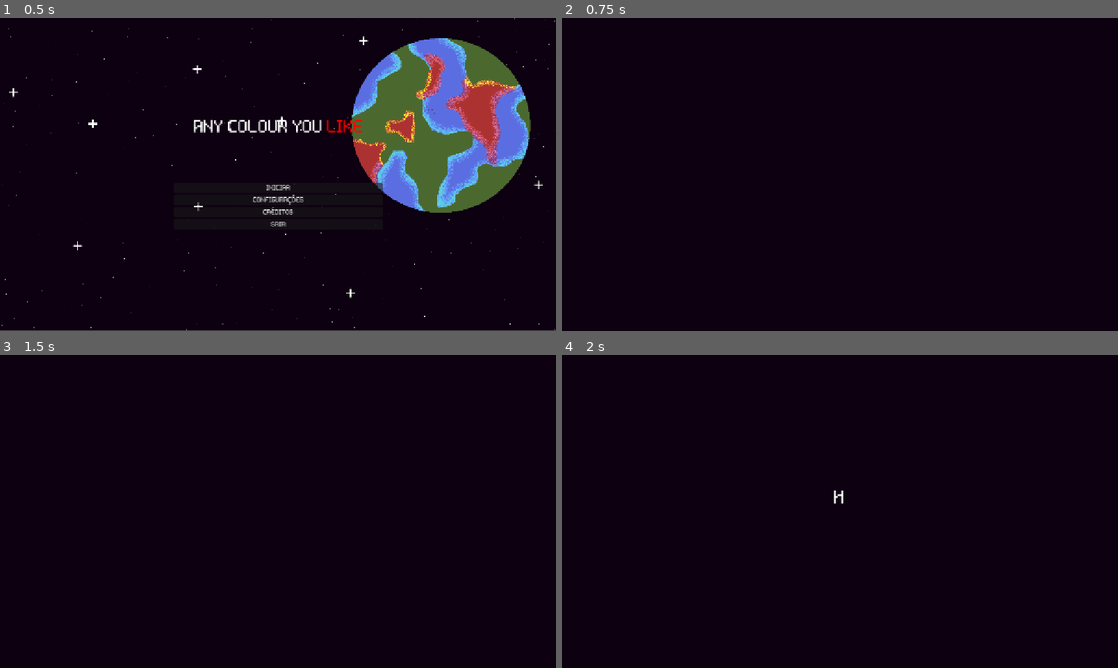
Above: before the commit, frames 1-4 (two rows, left to right).
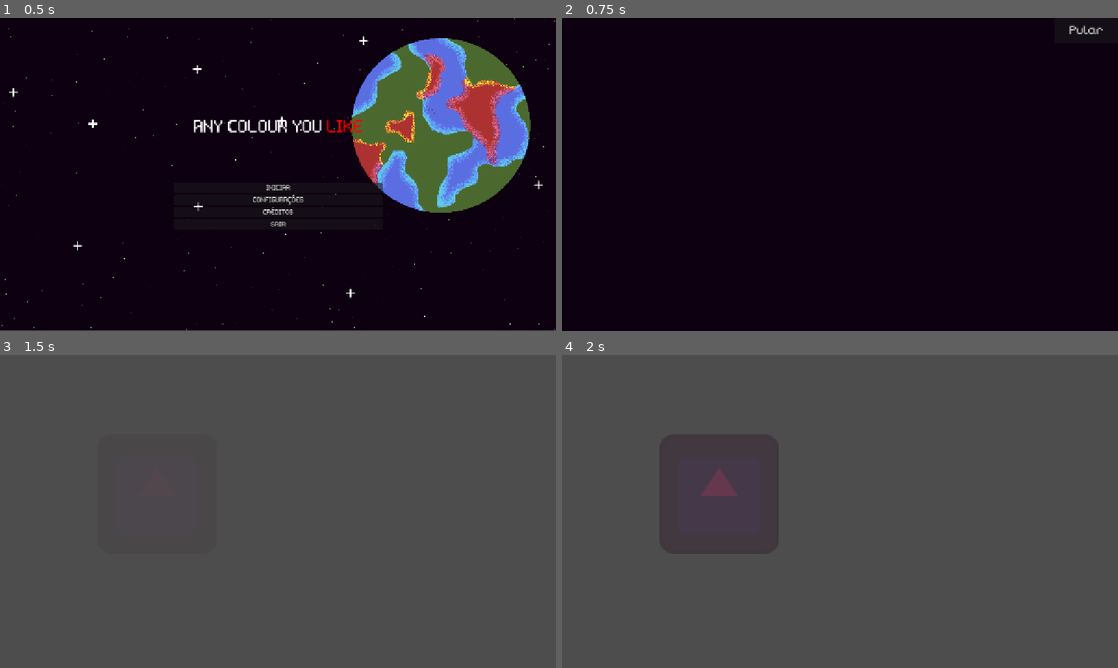
Above: after the commit, the same moments.

Repository: felipemarley/any_colour_you_like
Game: Godot game, scene res://scenes/main_menu.tscn
Same seed, same stepped clock (60 frames per second), same inputs: the game is played once before the commit and once after it. The engine's default icon, where the game draws it, is replaced by a stand-in: a white triangle on a blue panel in a dark square.
Inputs (mouse positions are in pixels of both pictures, inside the frame that each line leads up to):
- Up to frame 1 (0.5 s): no input
- Up to frame 2 (0.75 s): click "INICIAR" at 0.5 s
- Up to frame 3 (1.5 s): click (522, 367) at 1.25 s, where only the run after the commit has a clickable "Pular"
- Up to frame 4 (2 s): no input

Frame 1 is identical in both runs. In frame 2, 0.1% of the frame differs, in the area x 91-98%, y 2-6%; in frame 3, 100%, in the area x 0-100%, y 0-100%; in frame 4, 100%.

Commit message:
feat: cutscene ate a cena 3

Diff:
--- a/scenes/intro.tscn
+++ b/scenes/intro.tscn
@@ -1,45 +1,15 @@
-[gd_scene load_steps=12 format=3 uid="uid://12d266m3xcur"]
-
+[gd_scene load_steps=20 format=3 uid="uid://12d266m3xcur"]
+
+[ext_resource type="Script" uid="uid://cui1dc5wseck6" path="res://scripts/intro.gd" id="1_272cy"]
 [ext_resource type="Script" uid="uid://dfbp2kj5ykuok" path="res://scripts/animation_type.gd" id="2_yjqpq"]
 [ext_resource type="AudioStream" uid="uid://c6cl14u40jumm" path="res://assets/sounds/computer-keyboard-typing -3sec (mp3cut.net)(1).wav" id="3_4bx60"]
 [ext_resource type="Texture2D" uid="uid://c2m35fsft5tjr" path="res://assets/background/marte-antes.png" id="4_i2l1n"]
-
-[sub_resource type="Animation" id="Animation_i2l1n"]
-length = 0.001
-tracks/0/type = "value"
-tracks/0/imported = false
-tracks/0/enabled = true
-tracks/0/path = NodePath("background:color")
-tracks/0/interp = 1
-tracks/0/loop_wrap = true
-tracks/0/keys = {
-"times": PackedFloat32Array(0),
-"transitions": PackedFloat32Array(1),
-"update": 0,
-"values": [Color(0, 0, 0, 0)]
-}
-
-[sub_resource type="Animation" id="Animation_4bx60"]
-resource_name = "fade"
-length = 3.0
-tracks/0/type = "value"
-tracks/0/imported = false
-tracks/0/enabled = true
-tracks/0/path = NodePath("background:color")
-tracks/0/interp = 1
-tracks/0/loop_wrap = true
-tracks/0/keys = {
-"times": PackedFloat32Array(0, 3),
-"transitions": PackedFloat32Array(1, 1),
-"update": 0,
-"values": [Color(0, 0, 0, 1), Color(0, 0, 0, 0)]
-}
-
-[sub_resource type="AnimationLibrary" id="AnimationLibrary_wfs7u"]
-_data = {
-&"RESET": SubResource("Animation_i2l1n"),
-&"fade": SubResource("Animation_4bx60")
-}
+[ext_resource type="Texture2D" uid="uid://cvg7svtq7a2cm" path="res://assets/personagens/GREEN-ALIEN256x256.png" id="4_wfs7u"]
+[ext_resource type="Texture2D" uid="uid://c1ehrbpvd5vow" path="res://assets/personagens/blue-alien256x256.png" id="5_0naf5"]
+[ext_resource type="Texture2D" uid="uid://bbnv3w81nktlg" path="res://assets/personagens/RED-ALIEN256x256.png" id="5_es01l"]
+[ext_resource type="AudioStream" uid="uid://dvwxsn0pw54wn" path="res://assets/sounds/deep-kick-tension.wav" id="7_0naf5"]
+[ext_resource type="Texture2D" uid="uid://6ithp7x7f5gk" path="res://assets/personagens/aperto-de-mao.png" id="8_bu1yb"]
+[ext_resource type="AudioStream" uid="uid://r2fejot8kj3o" path="res://assets/sounds/drums-revolution.wav" id="9_t1qkj"]
 
 [sub_resource type="Animation" id="Animation_0naf5"]
 length = 10.0
@@ -58,7 +28,7 @@
 tracks/1/type = "value"
 tracks/1/imported = false
 tracks/1/enabled = true
-tracks/1/path = NodePath("Sprite2D:modulate")
+tracks/1/path = NodePath("cena1:modulate")
 tracks/1/interp = 1
 tracks/1/loop_wrap = true
 tracks/1/keys = {
@@ -70,7 +40,7 @@
 tracks/2/type = "value"
 tracks/2/imported = false
 tracks/2/enabled = true
-tracks/2/path = NodePath("Sprite2D:frame")
+tracks/2/path = NodePath("cena1:frame")
 tracks/2/interp = 1
 tracks/2/loop_wrap = true
 tracks/2/keys = {
@@ -127,10 +97,270 @@
 "update": 1,
 "values": [false]
 }
+tracks/7/type = "value"
+tracks/7/imported = false
+tracks/7/enabled = true
+tracks/7/path = NodePath("dialogo-4:visible_ratio")
+tracks/7/interp = 1
+tracks/7/loop_wrap = true
+tracks/7/keys = {
+"times": PackedFloat32Array(0),
+"transitions": PackedFloat32Array(1),
+"update": 0,
+"values": [0.0]
+}
+tracks/8/type = "value"
+tracks/8/imported = false
+tracks/8/enabled = true
+tracks/8/path = NodePath("dialogo-4:modulate")
+tracks/8/interp = 1
+tracks/8/loop_wrap = true
+tracks/8/keys = {
+"times": PackedFloat32Array(0),
+"transitions": PackedFloat32Array(1),
+"update": 0,
+"values": [Color(1, 1, 1, 1)]
+}
+tracks/9/type = "value"
+tracks/9/imported = false
+tracks/9/enabled = true
+tracks/9/path = NodePath("dialogo-5:modulate")
+tracks/9/interp = 1
+tracks/9/loop_wrap = true
+tracks/9/keys = {
+"times": PackedFloat32Array(0),
+"transitions": PackedFloat32Array(1),
+"update": 0,
+"values": [Color(1, 1, 1, 0)]
+}
+tracks/10/type = "value"
+tracks/10/imported = false
+tracks/10/enabled = true
+tracks/10/path = NodePath("dialogo-5:visible_ratio")
+tracks/10/interp = 1
+tracks/10/loop_wrap = true
+tracks/10/keys = {
+"times": PackedFloat32Array(0),
+"transitions": PackedFloat32Array(1),
+"update": 0,
+"values": [0.0]
+}
+tracks/11/type = "value"
+tracks/11/imported = false
+tracks/11/enabled = true
+tracks/11/path = NodePath("TesionMusic:playing")
+tracks/11/interp = 1
+tracks/11/loop_wrap = true
+tracks/11/keys = {
+"times": PackedFloat32Array(0),
+"transitions": PackedFloat32Array(1),
+"update": 1,
+"values": [false]
+}
+tracks/12/type = "value"
+tracks/12/imported = false
+tracks/12/enabled = true
+tracks/12/path = NodePath("dialogo-6:visible_ratio")
+tracks/12/interp = 1
+tracks/12/loop_wrap = true
+tracks/12/keys = {
+"times": PackedFloat32Array(0),
+"transitions": PackedFloat32Array(1),
+"update": 0,
+"values": [0.0]
+}
+tracks/13/type = "value"
+tracks/13/imported = false
+tracks/13/enabled = true
+tracks/13/path = NodePath("dialogo-6:modulate")
+tracks/13/interp = 1
+tracks/13/loop_wrap = true
+tracks/13/keys = {
+"times": PackedFloat32Array(0),
+"transitions": PackedFloat32Array(1),
+"update": 0,
+"values": [Color(1, 1, 1, 0)]
+}
+tracks/14/type = "value"
+tracks/14/imported = false
+tracks/14/enabled = true
+tracks/14/path = NodePath("dialogo-7:visible_ratio")
+tracks/14/interp = 1
+tracks/14/loop_wrap = true
+tracks/14/keys = {
+"times": PackedFloat32Array(0),
+"transitions": PackedFloat32Array(1),
+"update": 0,
+"values": [1.0]
+}
+tracks/15/type = "value"
+tracks/15/imported = false
+tracks/15/enabled = true
+tracks/15/path = NodePath("dialogo-7:modulate")
+tracks/15/interp = 1
+tracks/15/loop_wrap = true
+tracks/15/keys = {
+"times": PackedFloat32Array(0),
+"transitions": PackedFloat32Array(1),
+"update": 0,
+"values": [Color(1, 1, 1, 0)]
+}
+tracks/16/type = "value"
+tracks/16/imported = false
+tracks/16/enabled = true
+tracks/16/path = NodePath("insurgencia:modulate")
+tracks/16/interp = 1
+tracks/16/loop_wrap = true
+tracks/16/keys = {
+"times": PackedFloat32Array(0),
+"transitions": PackedFloat32Array(1),
+"update": 0,
+"values": [Color(1, 1, 1, 0)]
+}
+tracks/17/type = "value"
+tracks/17/imported = false
+tracks/17/enabled = true
+tracks/17/path = NodePath("dialogo-8:visible_ratio")
+tracks/17/interp = 1
+tracks/17/loop_wrap = true
+tracks/17/keys = {
+"times": PackedFloat32Array(0),
+"transitions": PackedFloat32Array(1),
+"update": 0,
+"values": [0.0]
+}
+tracks/18/type = "value"
+tracks/18/imported = false
+tracks/18/enabled = true
+tracks/18/path = NodePath("dialogo-8:modulate")
+tracks/18/interp = 1
+tracks/18/loop_wrap = true
+tracks/18/keys = {
+"times": PackedFloat32Array(0),
+"transitions": PackedFloat32Array(1),
+"update": 0,
+"values": [Color(1, 1, 1, 0)]
+}
+
+[sub_resource type="Animation" id="Animation_wfs7u"]
+resource_name = "cena-1"
+length = 5.5
+tracks/0/type = "value"
+tracks/0/imported = false
+tracks/0/enabled = true
+tracks/0/path = NodePath("cena1:modulate")
+tracks/0/interp = 1
+tracks/0/loop_wrap = true
+tracks/0/keys = {
+"times": PackedFloat32Array(0.133333, 1.56667, 4.16667, 5.23333),
+"transitions": PackedFloat32Array(1, 1, 1, 1),
+"update": 0,
+"values": [Color(1, 1, 1, 0), Color(1, 1, 1, 1), Color(1, 1, 1, 1), Color(1, 1, 1, 0)]
+}
+tracks/1/type = "value"
+tracks/1/imported = false
+tracks/1/enabled = true
+tracks/1/path = NodePath("cena1:frame")
+tracks/1/interp = 1
+tracks/1/loop_wrap = true
+tracks/1/keys = {
+"times": PackedFloat32Array(1.63333, 2.23333, 2.83333, 3.36667),
+"transitions": PackedFloat32Array(1, 1, 1, 1),
+"update": 1,
+"values": [0, 1, 2, 2]
+}
+
+[sub_resource type="Animation" id="Animation_t1qkj"]
+resource_name = "cena-1-1"
+length = 13.0
+tracks/0/type = "value"
+tracks/0/imported = false
+tracks/0/enabled = true
+tracks/0/path = NodePath("alien-green:frame")
+tracks/0/interp = 1
+tracks/0/loop_wrap = true
+tracks/0/keys = {
+"times": PackedFloat32Array(0.533333),
+"transitions": PackedFloat32Array(1),
+"update": 1,
+"values": [0]
+}
+tracks/1/type = "value"
+tracks/1/imported = false
+tracks/1/enabled = true
+tracks/1/path = NodePath("alien-green:modulate")
+tracks/1/interp = 1
+tracks/1/loop_wrap = true
+tracks/1/keys = {
+"times": PackedFloat32Array(0, 0.633333, 11.3667, 12.4333),
+"transitions": PackedFloat32Array(1, 1, 1, 1),
+"update": 0,
+"values": [Color(1, 1, 1, 0), Color(1, 1, 1, 1), Color(1, 1, 1, 1), Color(1, 1, 1, 0)]
+}
+tracks/2/type = "value"
+tracks/2/imported = false
+tracks/2/enabled = true
+tracks/2/path = NodePath("dialogo-3:visible_ratio")
+tracks/2/interp = 1
+tracks/2/loop_wrap = true
+tracks/2/keys = {
+"times": PackedFloat32Array(0.57, 9.03333),
+"transitions": PackedFloat32Array(1, 1),
+"update": 0,
+"values": [0.0, 1.0]
+}
+tracks/3/type = "value"
+tracks/3/imported = false
+tracks/3/enabled = true
+tracks/3/path = NodePath("alien-blue:modulate")
+tracks/3/interp = 1
+tracks/3/loop_wrap = true
+tracks/3/keys = {
+"times": PackedFloat32Array(4.21, 4.93333, 11.3333, 12.4333),
+"transitions": PackedFloat32Array(1, 1, 1, 1),
+"update": 0,
+"values": [Color(1, 1, 1, 0), Color(1, 1, 1, 1), Color(1, 1, 1, 1), Color(1, 1, 1, 0)]
+}
+tracks/4/type = "value"
+tracks/4/imported = false
+tracks/4/enabled = true
+tracks/4/path = NodePath("alien-red:modulate")
+tracks/4/interp = 1
+tracks/4/loop_wrap = true
+tracks/4/keys = {
+"times": PackedFloat32Array(6.93, 7.7, 11.3333, 12.4333),
+"transitions": PackedFloat32Array(1, 1, 1, 1),
+"update": 0,
+"values": [Color(1, 1, 1, 0), Color(1, 1, 1, 1), Color(1, 1, 1, 1), Color(1, 1, 1, 0)]
+}
+tracks/5/type = "value"
+tracks/5/imported = false
+tracks/5/enabled = true
+tracks/5/path = NodePath("AudioTyping:playing")
+tracks/5/interp = 1
+tracks/5/loop_wrap = true
+tracks/5/keys = {
+"times": PackedFloat32Array(0.68, 3.4, 6.13333),
+"transitions": PackedFloat32Array(1, 1, 1),
+"update": 1,
+"values": [true, true, true]
+}
+tracks/6/type = "value"
+tracks/6/imported = false
+tracks/6/enabled = true
+tracks/6/path = NodePath("dialogo-3:modulate")
+tracks/6/interp = 1
+tracks/6/loop_wrap = true
+tracks/6/keys = {
+"times": PackedFloat32Array(0.266667, 0.6, 9.0455, 10.9),
+"transitions": PackedFloat32Array(1, 1, 1, 1),
+"update": 0,
+"values": [Color(1, 1, 1, 0), Color(1, 1, 1, 1), Color(1, 1, 1, 1), Color(1, 1, 1, 0)]
+}
 
 [sub_resource type="Animation" id="Animation_es01l"]
 resource_name = "dialogo-1"
-length = 10.5
+length = 12.0
 tracks/0/type = "value"
 tracks/0/imported = false
 tracks/0/enabled = true
@@ -138,7 +368,7 @@
 tracks/0/interp = 1
 tracks/0/loop_wrap = true
 tracks/0/keys = {
-"times": PackedFloat32Array(1.3, 9.06667),
+"times": PackedFloat32Array(0.933333, 9.06667),
 "transitions": PackedFloat32Array(1, 1),
 "update": 0,
 "values": [0.0, 1.0]
@@ -150,7 +380,7 @@
 tracks/1/interp = 1
 tracks/1/loop_wrap = true
 tracks/1/keys = {
-"times": PackedFloat32Array(9.46667, 10.4667),
+"times": PackedFloat32Array(10.1333, 11.7),
 "transitions": PackedFloat32Array(1, 1),
 "update": 0,
 "values": [Color(1, 1, 1, 1), Color(1, 1, 1, 0)]
@@ -162,43 +392,15 @@
 tracks/2/interp = 1
 tracks/2/loop_wrap = true
 tracks/2/keys = {
-"times": PackedFloat32Array(1.3, 1.33333, 4.06667, 6.33333),
+"times": PackedFloat32Array(0.9, 1.3, 4.03333, 6.33333),
 "transitions": PackedFloat32Array(1, 1, 1, 1),
 "update": 1,
 "values": [true, true, true, true]
-}
-
-[sub_resource type="Animation" id="Animation_wfs7u"]
-resource_name = "cena-1"
-length = 5.5
-tracks/0/type = "value"
-tracks/0/imported = false
-tracks/0/enabled = true
-tracks/0/path = NodePath("Sprite2D:modulate")
-tracks/0/interp = 1
-tracks/0/loop_wrap = true
-tracks/0/keys = {
-"times": PackedFloat32Array(0.133333, 1.56667, 4.16667, 5.23333),
-"transitions": PackedFloat32Array(1, 1, 1, 1),
-"update": 0,
-"values": [Color(1, 1, 1, 0), Color(1, 1, 1, 1), Color(1, 1, 1, 1), Color(1, 1, 1, 0)]
-}
-tracks/1/type = "value"
-tracks/1/imported = false
-tracks/1/enabled = true
-tracks/1/path = NodePath("Sprite2D:frame")
-tracks/1/interp = 1
-tracks/1/loop_wrap = true
-tracks/1/keys = {
-"times": PackedFloat32Array(1.63333, 2.23333, 2.83333, 3.36667),
-"transitions": PackedFloat32Array(1, 1, 1, 1),
-"update": 1,
-"values": [0, 1, 2, 2]
 }
 
 [sub_resource type="Animation" id="Animation_bu1yb"]
 resource_name = "dialogo-2"
-length = 12.0
+length = 14.0
 tracks/0/type = "value"
 tracks/0/imported = false
 tracks/0/enabled = true
@@ -218,7 +420,7 @@
 tracks/1/interp = 1
 tracks/1/loop_wrap = true
 tracks/1/keys = {
-"times": PackedFloat32Array(9.96667, 11.3333),
+"times": PackedFloat32Array(11.1667, 13.1333),
 "transitions": PackedFloat32Array(1, 1),
 "update": 0,
 "values": [Color(1, 1, 1, 1), Color(1, 1, 1, 0)]
@@ -236,13 +438,207 @@
 "values": [true, true, true, true]
 }
 
+[sub_resource type="Animation" id="Animation_272cy"]
+resource_name = "cena-2"
+length = 18.0
+tracks/0/type = "value"
+tracks/0/imported = false
+tracks/0/enabled = true
+tracks/0/path = NodePath("dialogo-4:visible_ratio")
+tracks/0/interp = 1
+tracks/0/loop_wrap = true
+tracks/0/keys = {
+"times": PackedFloat32Array(0.58, 5.96),
+"transitions": PackedFloat32Array(1, 1),
+"update": 0,
+"values": [0.0, 1.0]
+}
+tracks/1/type = "value"
+tracks/1/imported = false
+tracks/1/enabled = true
+tracks/1/path = NodePath("TesionMusic:playing")
+tracks/1/interp = 1
+tracks/1/loop_wrap = true
+tracks/1/keys = {
+"times": PackedFloat32Array(0.5, 7.53333),
+"transitions": PackedFloat32Array(1, 1),
+"update": 1,
+"values": [true, true]
+}
+tracks/2/type = "value"
+tracks/2/imported = false
+tracks/2/enabled = true
+tracks/2/path = NodePath("AudioTyping:playing")
+tracks/2/interp = 1
+tracks/2/loop_wrap = true
+tracks/2/keys = {
+"times": PackedFloat32Array(0.56, 3.23333, 10.7333, 13.1667),
+"transitions": PackedFloat32Array(1, 1, 1, 1),
+"update": 1,
+"values": [true, true, true, true]
+}
+tracks/3/type = "value"
+tracks/3/imported = false
+tracks/3/enabled = true
+tracks/3/path = NodePath("dialogo-4:modulate")
+tracks/3/interp = 1
+tracks/3/loop_wrap = true
+tracks/3/keys = {
+"times": PackedFloat32Array(6.77089, 8.1),
+"transitions": PackedFloat32Array(1, 1),
+"update": 0,
+"values": [Color(1, 1, 1, 1), Color(1, 1, 1, 0)]
+}
+tracks/4/type = "value"
+tracks/4/imported = false
+tracks/4/enabled = true
+tracks/4/path = NodePath("dialogo-5:modulate")
+tracks/4/interp = 1
+tracks/4/loop_wrap = true
+tracks/4/keys = {
+"times": PackedFloat32Array(9.67089, 10.6667, 16.3667, 17.4667),
+"transitions": PackedFloat32Array(1, 1, 1, 1),
+"update": 0,
+"values": [Color(1, 1, 1, 0), Color(1, 1, 1, 1), Color(1, 1, 1, 1), Color(1, 1, 1, 0)]
+}
+tracks/5/type = "value"
+tracks/5/imported = false
+tracks/5/enabled = true
+tracks/5/path = NodePath("dialogo-5:visible_ratio")
+tracks/5/interp = 1
+tracks/5/loop_wrap = true
+tracks/5/keys = {
+"times": PackedFloat32Array(10.7209, 16),
+"transitions": PackedFloat32Array(1, 1),
+"update": 0,
+"values": [0.0, 1.0]
+}
+
+[sub_resource type="Animation" id="Animation_37iue"]
+resource_name = "cena3"
+length = 25.0
+tracks/0/type = "value"
+tracks/0/imported = false
+tracks/0/enabled = true
+tracks/0/path = NodePath("dialogo-6:visible_ratio")
+tracks/0/interp = 1
+tracks/0/loop_wrap = true
+tracks/0/keys = {
+"times": PackedFloat32Array(0.43, 3.13333),
+"transitions": PackedFloat32Array(1, 1),
+"update": 0,
+"values": [0.0, 1.0]
+}
+tracks/1/type = "value"
+tracks/1/imported = false
+tracks/1/enabled = true
+tracks/1/path = NodePath("dialogo-6:modulate")
+tracks/1/interp = 1
+tracks/1/loop_wrap = true
+tracks/1/keys = {
+"times": PackedFloat32Array(0, 0.35, 3.73333, 5.6),
+"transitions": PackedFloat32Array(1, 1, 1, 1),
+"update": 0,
+"values": [Color(1, 1, 1, 0), Color(1, 1, 1, 1), Color(1, 1, 1, 1), Color(1, 1, 1, 0)]
+}
+tracks/2/type = "value"
+tracks/2/imported = false
+tracks/2/enabled = true
+tracks/2/path = NodePath("AudioTyping:playing")
+tracks/2/interp = 1
+tracks/2/loop_wrap = true
+tracks/2/keys = {
+"times": PackedFloat32Array(0.43, 5.66667, 8.23333, 13.6333, 16.3667),
+"transitions": PackedFloat32Array(1, 1, 1, 1, 1),
+"update": 1,
+"values": [true, true, true, true, true]
+}
+tracks/3/type = "value"
+tracks/3/imported = false
+tracks/3/enabled = true
+tracks/3/path = NodePath("dialogo-7:visible_ratio")
+tracks/3/interp = 1
+tracks/3/loop_wrap = true
+tracks/3/keys = {
+"times": PackedFloat32Array(5.63, 10.9333),
+"transitions": PackedFloat32Array(1, 1),
+"update": 0,
+"values": [0.0, 1.0]
+}
+tracks/4/type = "value"
+tracks/4/imported = false
+tracks/4/enabled = true
+tracks/4/path = NodePath("dialogo-7:modulate")
+tracks/4/interp = 1
+tracks/4/loop_wrap = true
+tracks/4/keys = {
+"times": PackedFloat32Array(4.93333, 5.66667, 11.8333, 13.5),
+"transitions": PackedFloat32Array(1, 1, 1, 1),
+"update": 0,
+"values": [Color(1, 1, 1, 0), Color(1, 1, 1, 1), Color(1, 1, 1, 0.922728), Color(1, 1, 1, 0)]
+}
+tracks/5/type = "value"
+tracks/5/imported = false
+tracks/5/enabled = true
+tracks/5/path = NodePath("insurgencia:modulate")
+tracks/5/interp = 1
+tracks/5/loop_wrap = true
+tracks/5/keys = {
+"times": PackedFloat32Array(6.26667, 7.53333, 11.8667, 13.5),
+"transitions": PackedFloat32Array(1, 1, 1, 1),
+"update": 0,
+"values": [Color(1, 1, 1, 0), Color(1, 1, 1, 1), Color(1, 1, 1, 1), Color(1, 1, 1, 0)]
+}
+tracks/6/type = "value"
+tracks/6/imported = false
+tracks/6/enabled = true
+tracks/6/path = NodePath("dialogo-8:visible_ratio")
+tracks/6/interp = 1
+tracks/6/loop_wrap = true
+tracks/6/keys = {
+"times": PackedFloat32Array(13.655, 19.1667),
+"transitions": PackedFloat32Array(1, 1),
+"update": 0,
+"values": [0.0, 1.0]
+}
+tracks/7/type = "value"
+tracks/7/imported = false
+tracks/7/enabled = true
+tracks/7/path = NodePath("dialogo-8:modulate")
+tracks/7/interp = 1
+tracks/7/loop_wrap = true
+tracks/7/keys = {
+"times": PackedFloat32Array(12.7, 13.6333, 20.3333, 22.2),
+"transitions": PackedFloat32Array(1, 1, 1, 1),
+"update": 0,
+"values": [Color(1, 1, 1, 0), Color(1, 1, 1, 1), Color(1, 1, 1, 1), Color(1, 1, 1, 0)]
+}
+tracks/8/type = "value"
+tracks/8/imported = false
+tracks/8/enabled = true
+tracks/8/path = NodePath("BattleMusic:playing")
+tracks/8/interp = 1
+tracks/8/loop_wrap = true
+tracks/8/keys = {
+"times": PackedFloat32Array(0.0666667),
+"transitions": PackedFloat32Array(3.24901),
+"update": 1,
+"values": [true]
+}
+
 [sub_resource type="AnimationLibrary" id="AnimationLibrary_bu1yb"]
 _data = {
 &"RESET": SubResource("Animation_0naf5"),
 &"cena-1": SubResource("Animation_wfs7u"),
+&"cena-1-1": SubResource("Animation_t1qkj"),
+&"cena-2": SubResource("Animation_272cy"),
+&"cena3": SubResource("Animation_37iue"),
 &"dialogo-1": SubResource("Animation_es01l"),
 &"dialogo-2": SubResource("Animation_bu1yb")
 }
+
+[sub_resource type="Theme" id="Theme_t1qkj"]
+default_font_size = 28
 
 [node name="intro" type="Control"]
 layout_mode = 3
@@ -251,21 +647,7 @@
 anchor_bottom = 1.0
 grow_horizontal = 2
 grow_vertical = 2
-
-[node name="trasitionManager" type="CanvasLayer" parent="."]
-
-[node name="background" type="ColorRect" parent="trasitionManager"]
-anchors_preset = 15
-anchor_right = 1.0
-anchor_bottom = 1.0
-grow_horizontal = 2
-grow_vertical = 2
-color = Color(0, 0, 0, 0)
-
-[node name="animation" type="AnimationPlayer" parent="trasitionManager"]
-libraries = {
-&"": SubResource("AnimationLibrary_wfs7u")
-}
+script = ExtResource("1_272cy")
 
 [node name="background" type="ColorRect" parent="."]
 layout_mode = 1
@@ -326,9 +708,171 @@
 stream = ExtResource("3_4bx60")
 bus = &"SFX"
 
-[node name="Sprite2D" type="Sprite2D" parent="."]
-modulate = Color(1, 1, 1, 0)
-position = Vector2(639, 362)
+[node name="cena1" type="Sprite2D" parent="."]
+modulate = Color(1, 1, 1, 0)
+position = Vector2(640, 360)
 texture = ExtResource("4_i2l1n")
 hframes = 4
 vframes = 2
+
+[node name="PularButton" type="Button" parent="."]
+layout_mode = 1
+anchors_preset = 1
+anchor_left = 1.0
+anchor_right = 1.0
+offset_left = -147.0
+offset_bottom = 57.0
+grow_horizontal = 0
+theme = SubResource("Theme_t1qkj")
+theme_override_colors/icon_normal_color = Color(0.0359749, 0.0153783, 0.00862628, 1)
+text = "Pular"
+
+[node name="alien-green" type="Sprite2D" parent="."]
+modulate = Color(1, 1, 1, 0)
+position = Vector2(249, 470)
+scale = Vector2(1.92578, 1.95508)
+texture = ExtResource("4_wfs7u")
+
+[node name="alien-blue" type="Sprite2D" parent="."]
+modulate = Color(1, 1, 1, 0)
+position = Vector2(657, 437)
+scale = Vector2(2.18555, 2.21191)
+texture = ExtResource("5_0naf5")
+
+[node name="alien-red" type="Sprite2D" parent="."]
+modulate = Color(1, 1, 1, 0)
+position = Vector2(1069, 466)
+scale = Vector2(1.92578, 1.95508)
+texture = ExtResource("5_es01l")
+
+[node name="dialogo-3" type="RichTextLabel" parent="."]
+modulate = Color(1, 1, 1, 0)
+layout_mode = 0
+offset_left = 108.0
+offset_top = 64.0
+offset_right = 1183.0
+offset_bottom = 285.0
+theme_override_font_sizes/normal_font_size = 42
+text = "Os verdes das zonas temperadas, os azuis do polo norte, e os vermelhos do subterraneo"
+horizontal_alignment = 1
+visible_characters = 0
+visible_ratio = 0.0
+
+[node name="dialogo-4" type="RichTextLabel" parent="."]
+layout_mode = 1
+anchors_preset = 14
+anchor_top = 0.5
+anchor_right = 1.0
+anchor_bottom = 0.5
+offset_left = 115.0
+offset_top = -50.0
+offset_right = -93.0
+offset_bottom = 43.0
+grow_horizontal = 2
+grow_vertical = 2
+theme_override_font_sizes/bold_italics_font_size = 1
+theme_override_font_sizes/normal_font_size = 42
+bbcode_enabled = true
+text = "Até que um dia... Os verdes invadiram o subsolo e os polos."
+horizontal_alignment = 1
+visible_characters = 0
+visible_ratio = 0.0
+
+[node name="dialogo-5" type="RichTextLabel" parent="."]
+modulate = Color(1, 1, 1, 0)
+layout_mode = 1
+anchors_preset = 14
+anchor_top = 0.5
+anchor_right = 1.0
+anchor_bottom = 0.5
+offset_left = 120.0
+offset_top = -45.0
+offset_right = -88.0
+offset_bottom = 102.0
+grow_horizontal = 2
+grow_vertical = 2
+theme_override_font_sizes/bold_italics_font_size = 1
+theme_override_font_sizes/normal_font_size = 42
+bbcode_enabled = true
+text = "A princípio, fizeram \"tratados de paz\"..
+mas logo impuseram exploração, segregação e escravidão"
+horizontal_alignment = 1
+visible_characters = 0
+visible_ratio = 0.0
+
+[node name="TesionMusic" type="AudioStreamPlayer" parent="."]
+stream = ExtResource("7_0naf5")
+bus = &"Music"
+
+[node name="insurgencia" type="Sprite2D" parent="."]
+modulate = Color(1, 1, 1, 0)
+position = Vector2(626, 557)
+scale = Vector2(3.67163, 3.51148)
+texture = ExtResource("8_bu1yb")
+
+[node name="dialogo-6" type="RichTextLabel" parent="."]
+modulate = Color(1, 1, 1, 0)
+layout_mode = 1
+anchors_preset = 14
+anchor_top = 0.5
+anchor_right = 1.0
+anchor_bottom = 0.5
+offset_left = 120.0
+offset_top = -34.0
+offset_right = -88.0
+offset_bottom = 20.0
+grow_horizontal = 2
+grow_vertical = 2
+theme_override_font_sizes/bold_italics_font_size = 1
+theme_override_font_sizes/normal_font_size = 42
+bbcode_enabled = true
+text = "Mas então veio a revolta."
+horizontal_alignment = 1
+visible_characters = 0
+visible_ratio = 0.0
+
+[node name="dialogo-7" type="RichTextLabel" parent="."]
+modulate = Color(1, 1, 1, 0)
+layout_mode = 1
+anchors_preset = 14
+anchor_top = 0.5
+anchor_right = 1.0
+anchor_bottom = 0.5
+offset_left = 117.0
+offset_top = -309.0
+offset_right = -91.0
+offset_bottom = -199.0
+grow_horizontal = 2
+grow_vertical = 2
+theme_override_font_sizes/bold_italics_font_size = 1
+theme_override_font_sizes/normal_font_size = 42
+bbcode_enabled = true
+text = "Vermelhos e azuis se uniram... E a insureição vermelha surgiu"
+horizontal_alignment = 1
+
+[node name="dialogo-8" type="RichTextLabel" parent="."]
+modulate = Color(1, 1, 1, 0)
+layout_mode = 1
+anchors_preset = 14
+anchor_top = 0.5
+anchor_right = 1.0
+anchor_bottom = 0.5
+offset_left = 115.0
+offset_top = -60.0
+offset_right = -93.0
+offset_bottom = 50.0
+grow_horizontal = 2
+grow_vertical = 2
+theme_override_font_sizes/bold_italics_font_size = 1
+theme_override_font_sizes/normal_font_size = 42
+bbcode_enabled = true
+text = "O planeta mergulhou em guerra. Milhões morreram... mas a paz foi conquistada."
+horizontal_alignment = 1
+visible_characters = 0
+visible_ratio = 0.0
+
+[node name="BattleMusic" type="AudioStreamPlayer" parent="."]
+stream = ExtResource("9_t1qkj")
+bus = &"Music"
+
+[connection signal="pressed" from="PularButton" to="." method="_on_pular_button_pressed"]
--- a/scripts/animation_type.gd
+++ b/scripts/animation_type.gd
@@ -4,3 +4,6 @@
 	play("dialogo-1")
 	queue("cena-1")
 	queue("dialogo-2")
+	queue("cena-1-1")
+	queue("cena-2")
+	queue("cena3")
--- /dev/null
+++ b/scripts/intro.gd
@@ -0,0 +1,5 @@
+extends Control
+
+
+func _on_pular_button_pressed() -> void:
+		get_tree().change_scene_to_file("res://scenes/game.tscn")
Binary file added: assets/personagens/GREEN-ALIEN256x256.png
Not shown, added: assets/personagens/GREEN-ALIEN256x256.png.import
Binary file added: assets/personagens/RED-ALIEN256x256.png
Not shown, added: assets/personagens/RED-ALIEN256x256.png.import
Binary file added: assets/personagens/aperto-de-mao.png
Not shown, added: assets/personagens/aperto-de-mao.png.import
Binary file added: assets/personagens/blue-alien256x256.png
Not shown, added: assets/personagens/blue-alien256x256.png.import
Not shown, added: assets/sounds/deep-kick-tension.wav.import
Not shown, added: assets/sounds/drums-revolution.wav.import
Not shown: 1 places in scenes/main_menu.tscn that only renumber resources
Not shown, added: scripts/intro.gd.uid
(and 2 more such lines)
